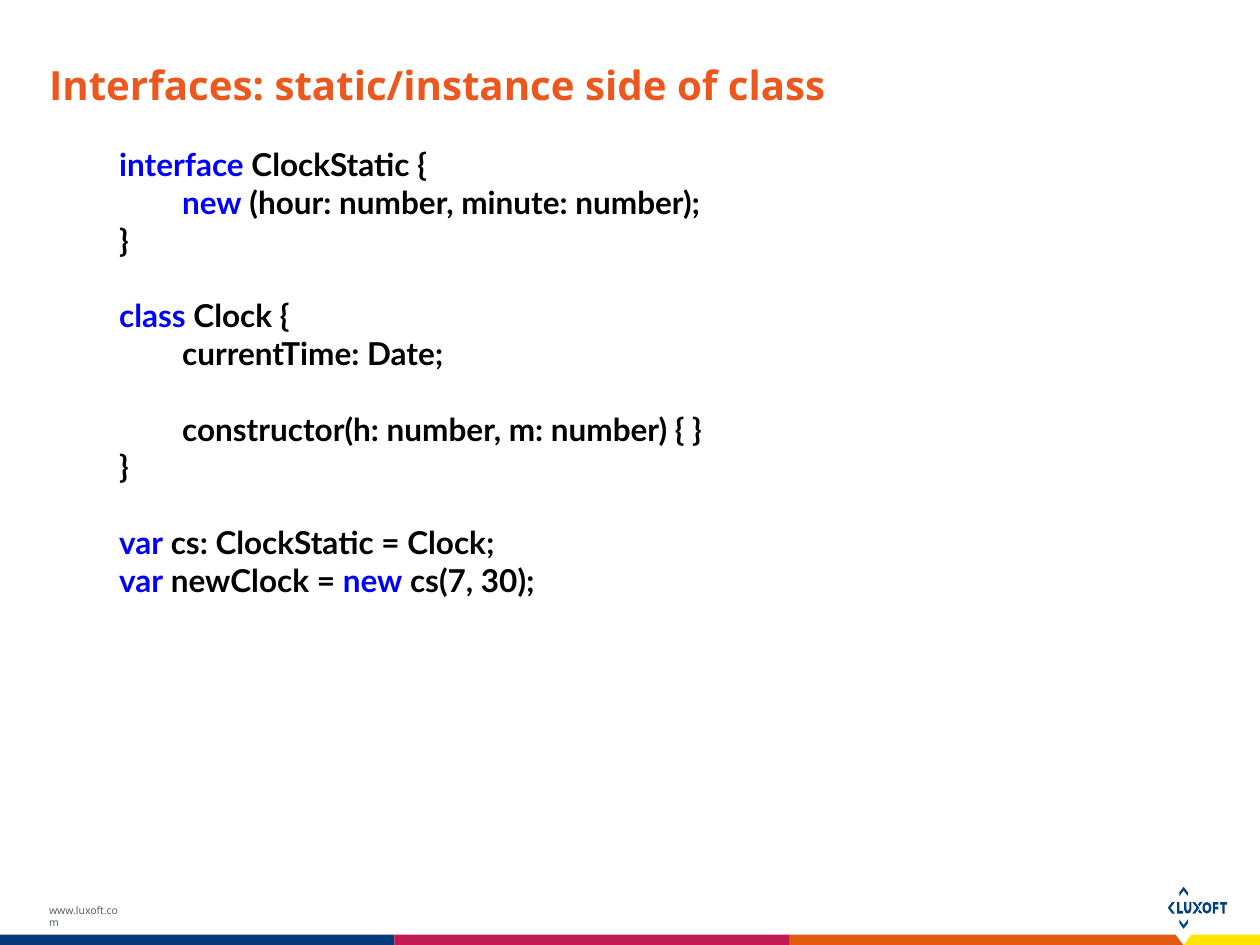
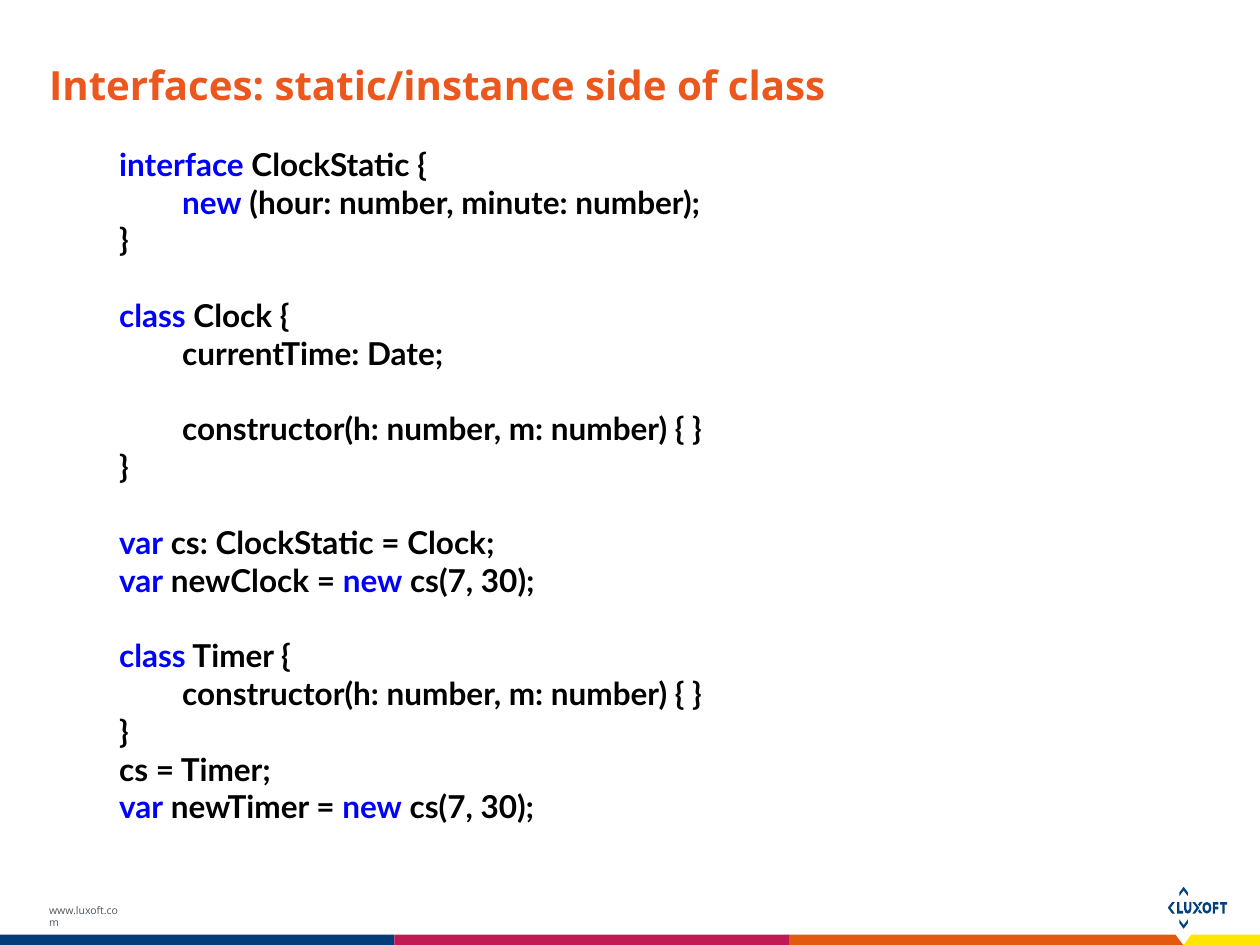
Before and after one commit to Dmdv/A2Course, a slide deck: slide 13 of Docs/TypeScript.pptx. Drawn at 1260x945 pixels with LibreOffice and Linux fonts; fonts in the diff are those of the drawing. Boxes give left, top, right and bottom in pixels: in the first picture for what was removed or moved away, otherwise in the second. Text is boxed around its words. In the diff, an @@ line names an element or a change of style, - is before the commit and + after.

```diff
--- a/Docs/TypeScript.pptx
+++ b/Docs/TypeScript.pptx
@@ text at <box>119,643,667,823</box>: paragraphs added @@
+class Timer {
+constructor(h: number, m: number) { }
+}
+cs = Timer;
+var newTimer = new cs(7, 30);
```
Also in this commit, not shown: 7 other slides changed, 3 other files.
